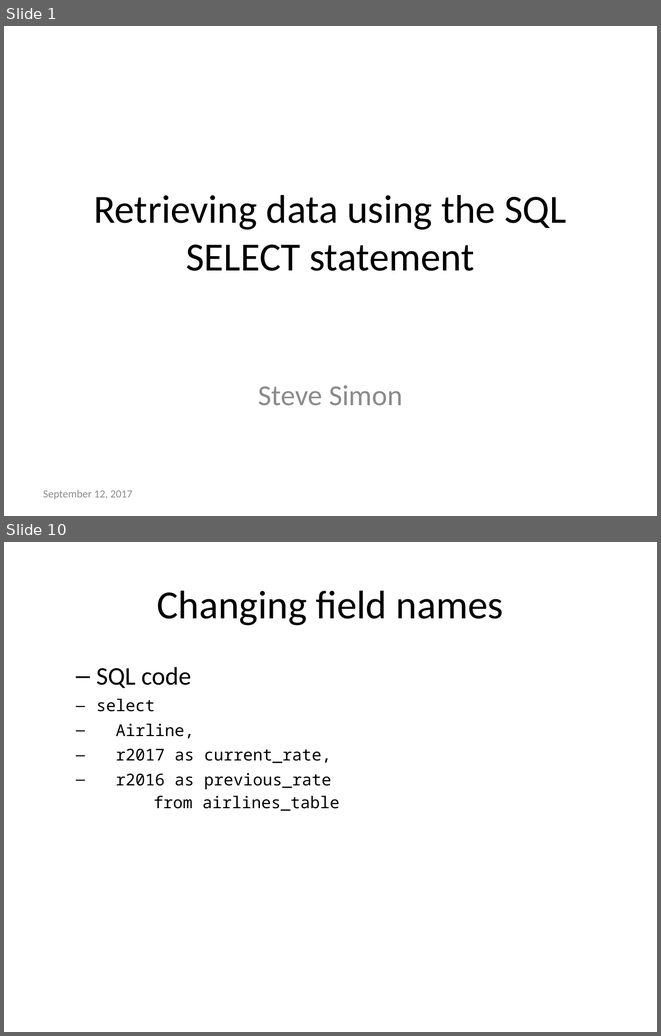
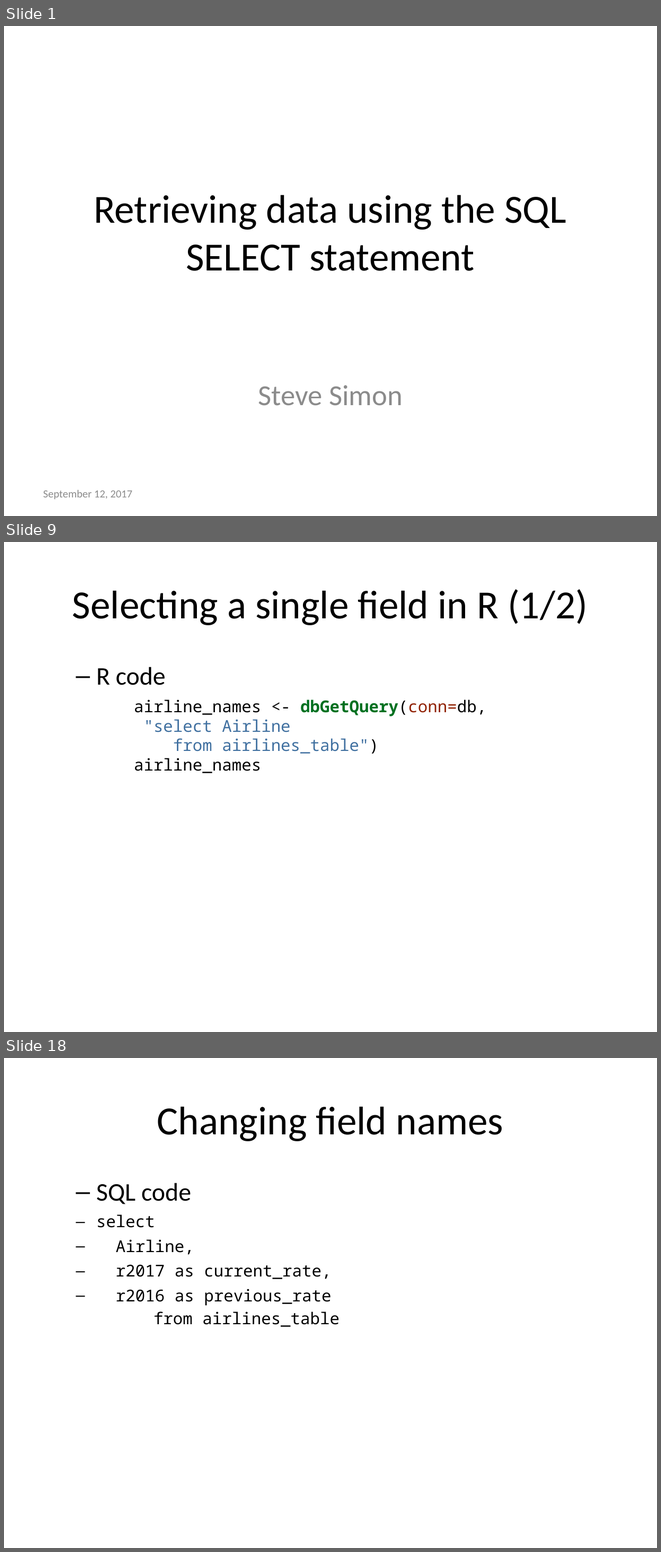
Before and after one commit to pmean/introduction-to-sql, a slide deck: src/select.pptx. Shown one above the other, each under a label of ours: slides 1 and 10 before the commit, slides 1, 9 and 18 after it; the slides between them are not shown. The pictures are 661x1036 and 661x1552 pixels, drawn with LibreOffice and Linux fonts; fonts in the diff are those of the drawing. Boxes give left, top, right and bottom in pixels: in the first picture for what was removed or moved away, otherwise in the second. Text is boxed around its words. In the diff, an @@ line names an element or a change of style, - is before the commit and + after.

```diff
--- a/src/select.pptx
+++ b/src/select.pptx
@@ slide 9 added at <box>4,542,657,1032</box>, background #FFFFFF @@
@@ title added at <box>72,589,588,625</box>, 44 pt, text #000000 @@
+Selecting a single field in R (1/2)
@@ text added at <box>96,667,486,773</box>, 18 pt, text #000000 @@
+  – R code
+airline_names <- dbGetQuery(conn=db,
+"select Airline
+from airlines_table")
+airline_names
@@ what was slide 10 is now slide 18 @@
```
Also in this commit, not shown: 8 slides changed, 11 other slides added, 1 slide removed, 17 other files.
